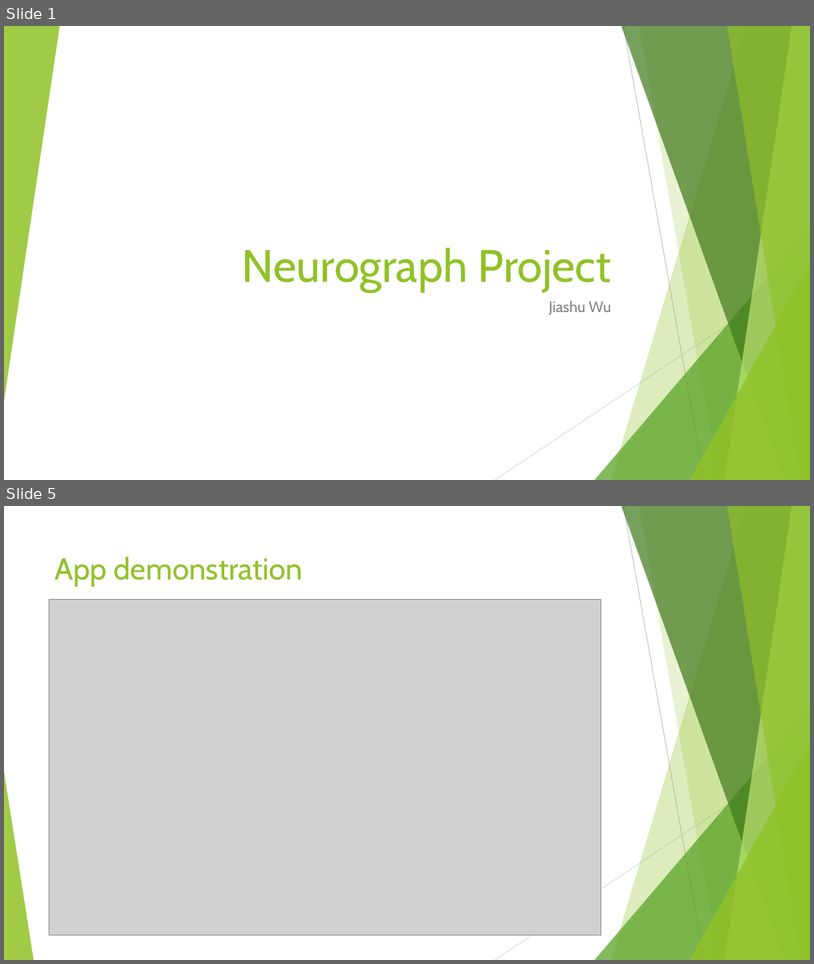
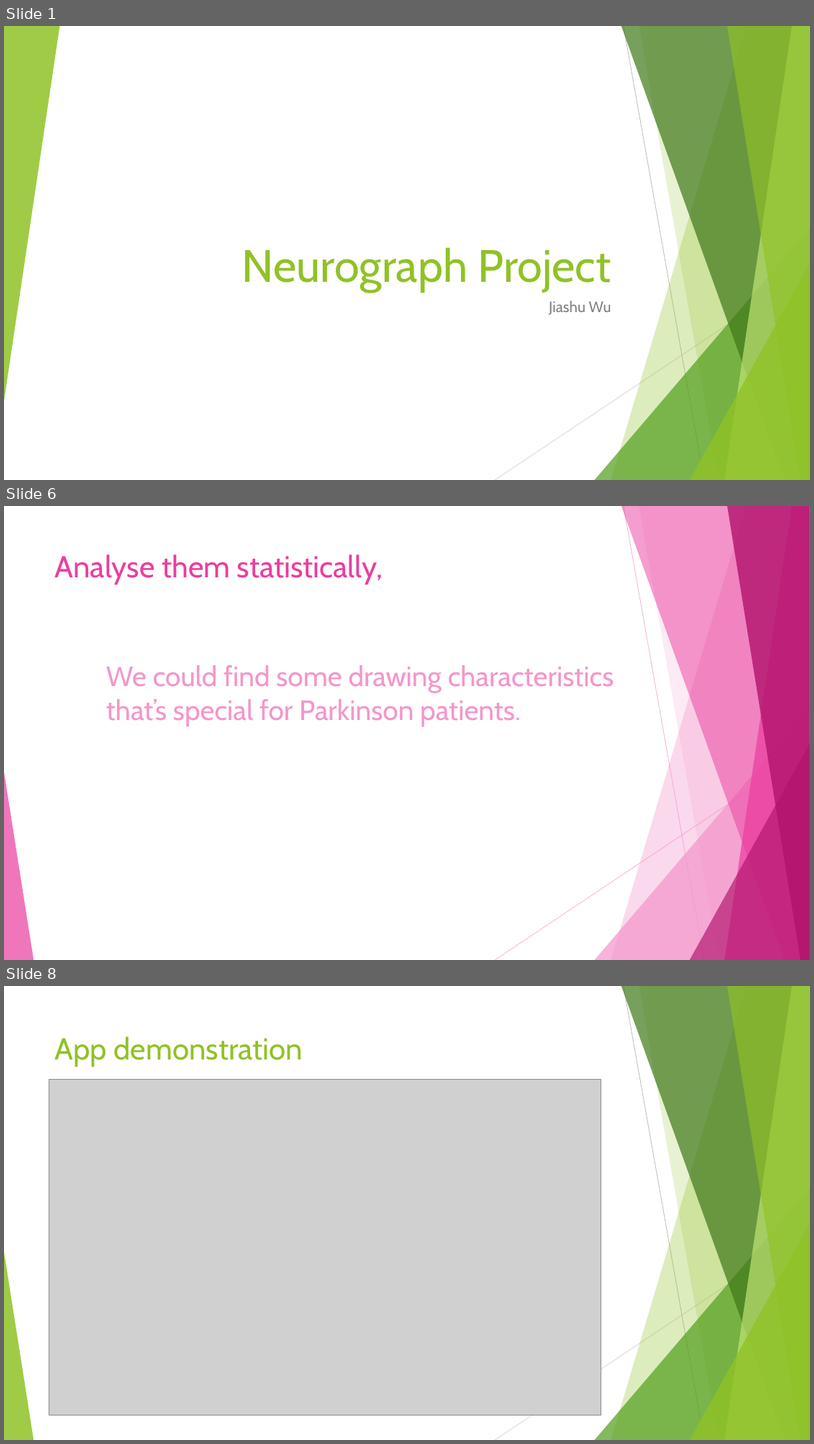
Before and after one commit to JiashuWu/NeuroGraph, a slide deck: Neurograph Project Presentation/Neurograph Presentation Jiashu Wu.pptx. Shown one above the other, each under a label of ours: slides 1 and 5 before the commit, slides 1, 6 and 8 after it; the slides between them are not shown. The pictures are 814x964 and 814x1444 pixels, drawn with LibreOffice and Linux fonts; fonts in the diff are those of the drawing; grey boxes stand for pictures. Boxes give left, top, right and bottom in pixels: in the first picture for what was removed or moved away, otherwise in the second. Text is boxed around its words. In the diff, an @@ line names an element or a change of style, - is before the commit and + after.

```diff
--- a/Neurograph Project Presentation/Neurograph Presentation Jiashu Wu.pptx
+++ b/Neurograph Project Presentation/Neurograph Presentation Jiashu Wu.pptx
@@ slide 6 added at (4, 506, 810, 960), background #FFFFFF @@
@@ title added at (55, 554, 383, 584), 36 pt, text #EB3D9F @@
+Analyse them statistically,
@@ text added at (106, 665, 615, 726), 33.3 pt, text #F496CB @@
+We could find some drawing characteristics that’s special for Parkinson patients.
@@ group added at (4, 506, 810, 960): 5 freeform shapes, 3 triangles, 2 lines @@
@@ what was slide 5 is now slide 8 @@
```
Also in this commit, not shown: 5 slides changed, 3 other slides added, 2 slides removed, 1 other file.
